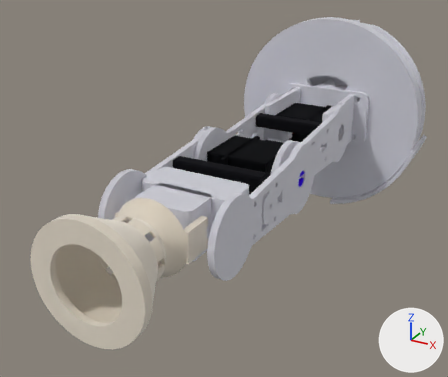
The glTF model web/hotaru2.glb, before and after one commit.
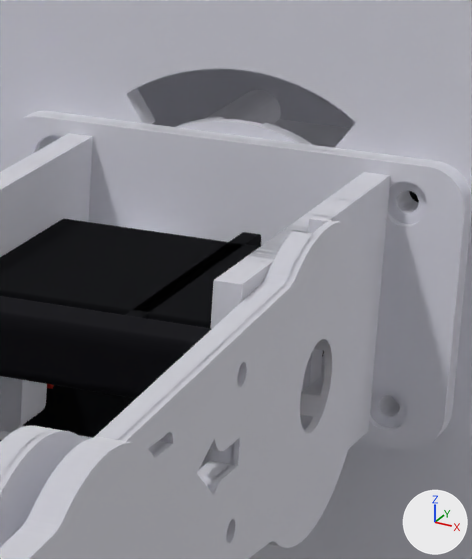
The first picture shows the older version from a 50 mm lens placed at (171.0, -540.0, 154.0), pointed at (-19.0, -195.0, -19.0). The close-ups show the older and then the newer version on the part from 63% to 82% of the width and 17% to 44% of the height of that picture. Only the edits that show in the close-ups are written down. The axes (+X, +Y, +Z) are drawn at lower right. The lights are the same throughout.

The first close-up shows 'sh-mg996r-body', 'sh-mg996r-tabs', 'v2-disc', 'v2-link1-in', 'v2-link1-spacers', 'v2-link2-out', 'v2-tower', 'v2-tub' and 1 more.
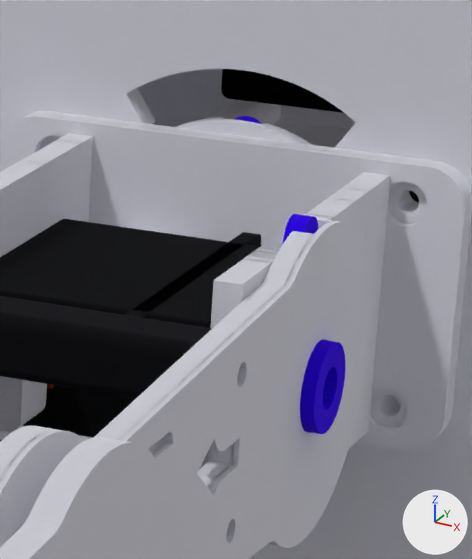
What differs and where, as boxes [x1, y1, x2, y2] in the close-ups (472 x 559 px):
'horn-shoulder', added (purple)
    after: [283, 214, 345, 434]
'esp32-pcb', added (black)
    after: [221, 69, 344, 113]
'horn-pan', added (mostly hidden)
    after: [234, 116, 261, 124]

Diff of the bpy script that builds the scene:
```diff
--- a/web/hotaru2.glb.py
+++ b/web/hotaru2.glb.py
@@ mat_esp32_pcb_mat @@
+mat_esp32_pcb_mat = principled_material('esp32-pcb-mat')
+mat_esp32_pcb_mat.base_color = (0.007, 0.00857, 0.0116)  # black #14171c
+mat_esp32_pcb_mat.metallic = 1.0
+mat_esp32_pcb_mat.roughness = 1.0
@@ mat_horn_shoulder_mat @@
+mat_horn_shoulder_mat = principled_material('horn-shoulder-mat')
+mat_horn_shoulder_mat.base_color = (0.0742, 0.00857, 0.913)  # purple #4d17f5
+mat_horn_shoulder_mat.metallic = 1.0
+mat_horn_shoulder_mat.roughness = 1.0
@@ mat_horn_pan_mat @@
+mat_horn_pan_mat = principled_material('horn-pan-mat')
+mat_horn_pan_mat.base_color = (0.0742, 0.00857, 0.913)  # purple #4d17f5
+mat_horn_pan_mat.metallic = 1.0
+mat_horn_pan_mat.roughness = 1.0
@@ me_esp32_pcb @@
+me_esp32_pcb.from_pydata(...)  # 88 vertices, 172 faces; spans x -16.0..48.0, y -14.0..-12.4, z 18.0..48.0
+me_esp32_pcb.materials.append(mat_esp32_pcb_mat)  # black #14171c
@@ me_horn_shoulder @@
+me_horn_shoulder.from_pydata(...)  # 924 vertices, 1848 faces; spans x 24.5..31.8, y -119.5..-71.5, z -24.0..24.0
+me_horn_shoulder.materials.append(mat_horn_shoulder_mat)  # purple #4d17f5
@@ me_horn_pan @@
+me_horn_pan.from_pydata(...)  # 924 vertices, 1848 faces; spans x -24.0..24.0, y -49.1..-41.8, z -24.0..24.0
+me_horn_pan.materials.append(mat_horn_pan_mat)  # purple #4d17f5
@@ ob_esp32_pcb @@
+ob_esp32_pcb = bpy.data.objects.new('esp32-pcb', me_esp32_pcb)
+ob_esp32_pcb.location = (0.0, 0.0, 0.0)
@@ ob_horn_shoulder @@
+ob_horn_shoulder = bpy.data.objects.new('horn-shoulder', me_horn_shoulder)
+ob_horn_shoulder.location = (0.0, 0.0, 0.0)
@@ ob_horn_pan @@
+ob_horn_pan = bpy.data.objects.new('horn-pan', me_horn_pan)
+ob_horn_pan.location = (0.0, 0.0, 0.0)
```
